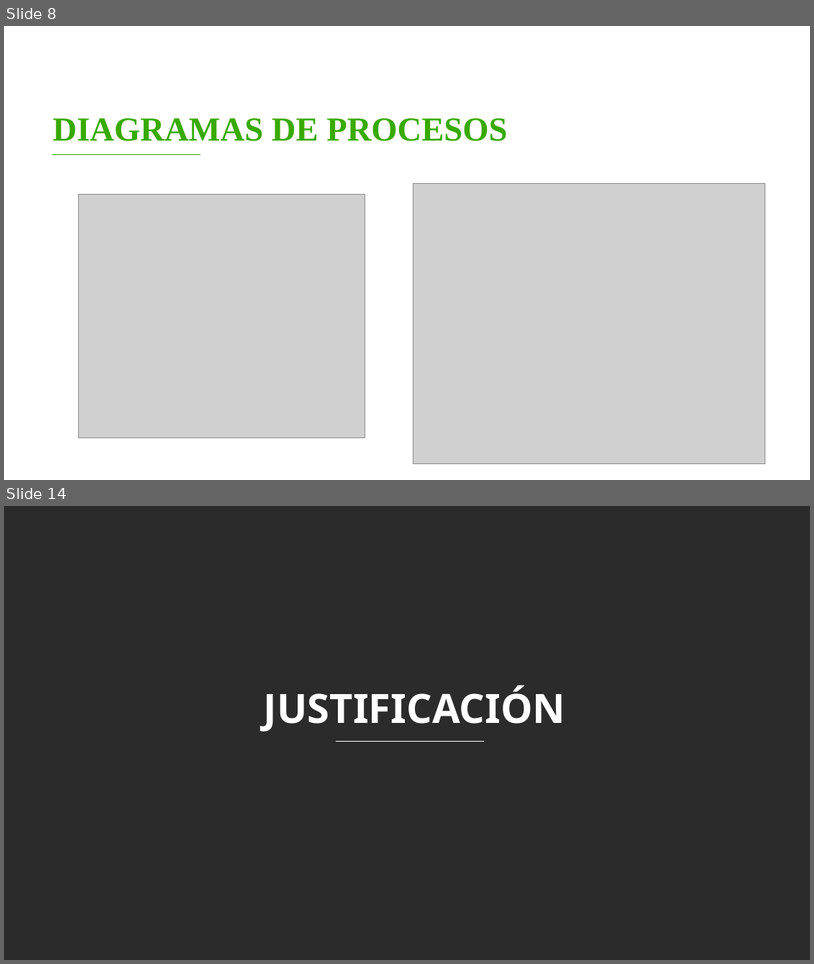
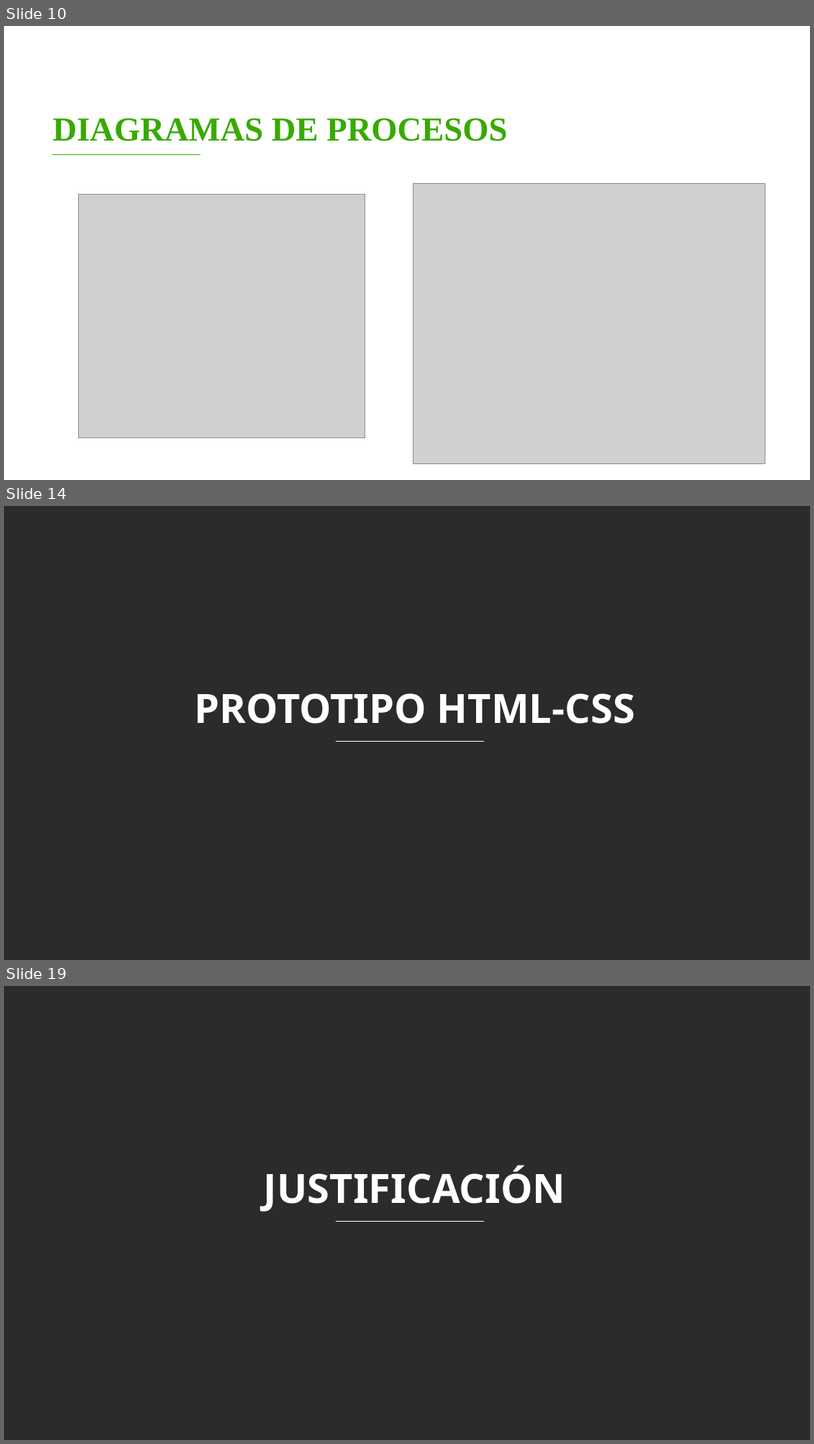
Before and after one commit to FidelSmoke/Practicas, a slide deck: DOCUMENTACION DE MASTER BARBER/ENTREGABLES 3/Entregables Proyecto B.pptx. Shown one above the other, each under a label of ours: slides 8 and 14 before the commit, slides 10, 14 and 19 after it; the slides between them are not shown. The pictures are 814x964 and 814x1444 pixels, drawn with LibreOffice and Linux fonts; fonts in the diff are those of the drawing; grey boxes stand for pictures; background and template pictures are left out; a plain dark background stands for a picture behind light text. Boxes give left, top, right and bottom in pixels: in the first picture for what was removed or moved away, otherwise in the second. Text is boxed around its words. In the diff, an @@ line names an element or a change of style, - is before the commit and + after.

```diff
--- a/DOCUMENTACION DE MASTER BARBER/ENTREGABLES 3/Entregables Proyecto B.pptx
+++ b/DOCUMENTACION DE MASTER BARBER/ENTREGABLES 3/Entregables Proyecto B.pptx
@@ slide 14 added at box(4, 506, 810, 960), background picture (left out) @@
@@ text added at box(194, 693, 635, 723), 48 pt, text #FFFFFF, bold @@
+PROTOTIPO HTML-CSS
@@ line added from (335, 741) to (484, 741), #FFFFFF 1 pt @@
@@ what was slide 8 is now slide 10 @@
@@ what was slide 14 is now slide 19 @@
```
Also in this commit, not shown: 1 slide changed, 8 other slides added, 4 slides removed.
